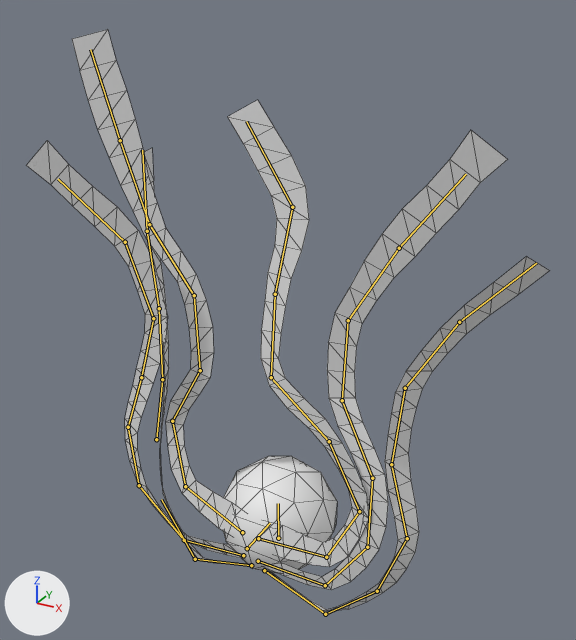
Before and after pictures for a commit that changed the glTF model Enemies/Eye_Enemy/Assets/eye_enemy.glb.
One viewpoint serves both versions: a 50 mm lens placed at (5.45, -9.58, 8.62), pointed at (0.35, -0.31, 3.98). The axes (+X, +Y, +Z) are drawn at lower left. The lights are the same throughout. The first picture is the older version. Both versions are drawn at frame 48 of the action 'idle_loop'; the numbers are the values there. The bones that change, and the others that lie on the model, are drawn over the model as lines. Mesh edges are drawn as thin lines.

Names of what the first picture shows: 'eye', 'tent_1', 'tent_2', 'tent_3'.
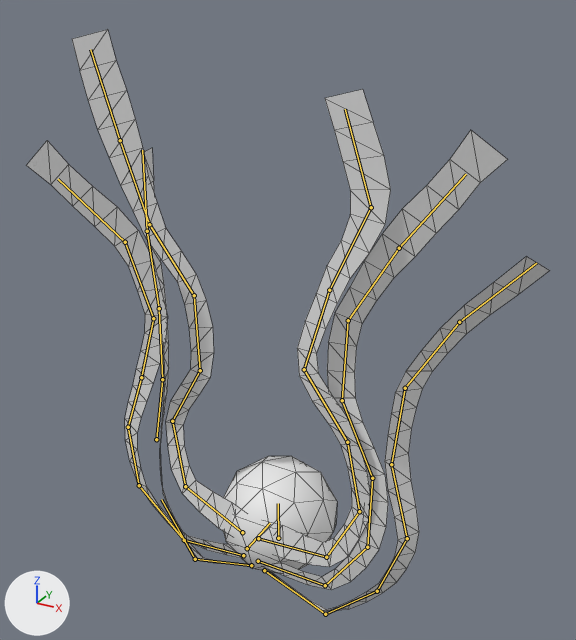
What differs and where, as boxes [x1, y1, x2, y2] in the pictures (576 x 640 px):
'tent_1', posed (7% wider)
    before: [72, 29, 369, 567]
    after: [72, 29, 391, 567]
bone 'tent_1.002.R', root to tip
    before: (359, 511) to (329, 441)
    after: (359, 511) to (347, 442)

The edits, one by one:
Bone 'tent_1.002.R' (bone_tent_1_002_r) turns from (48, 0, 0) to (34, -1, -2) degrees about its own x, y and z.
